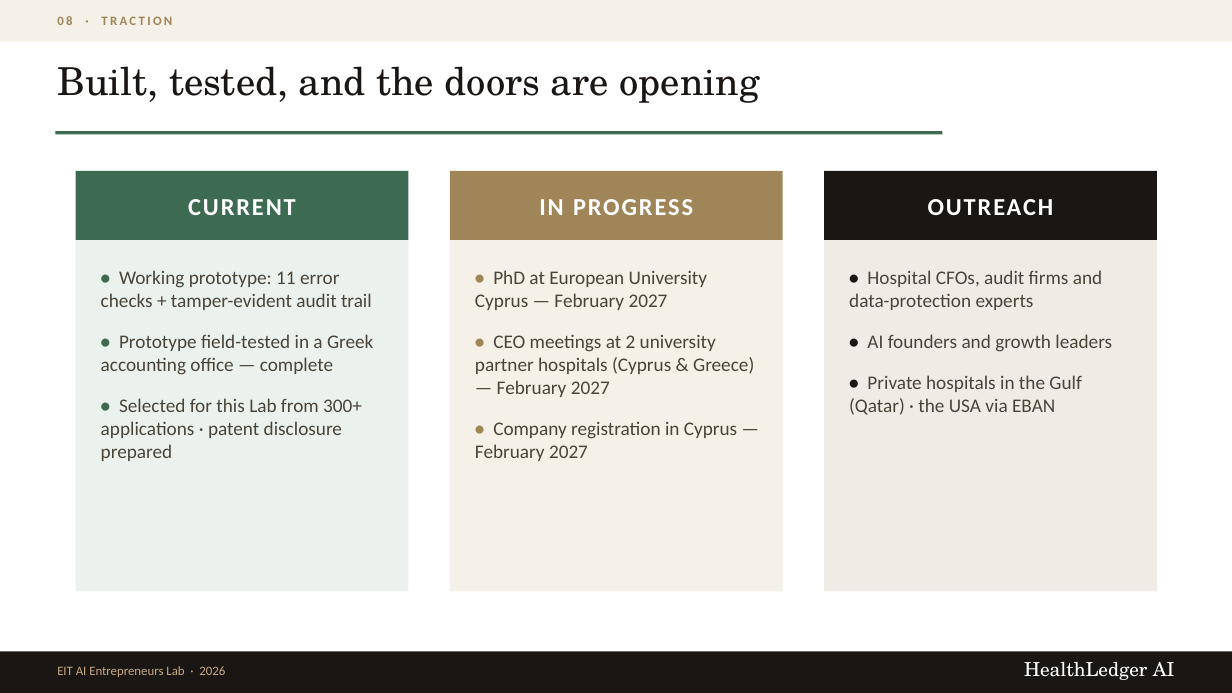
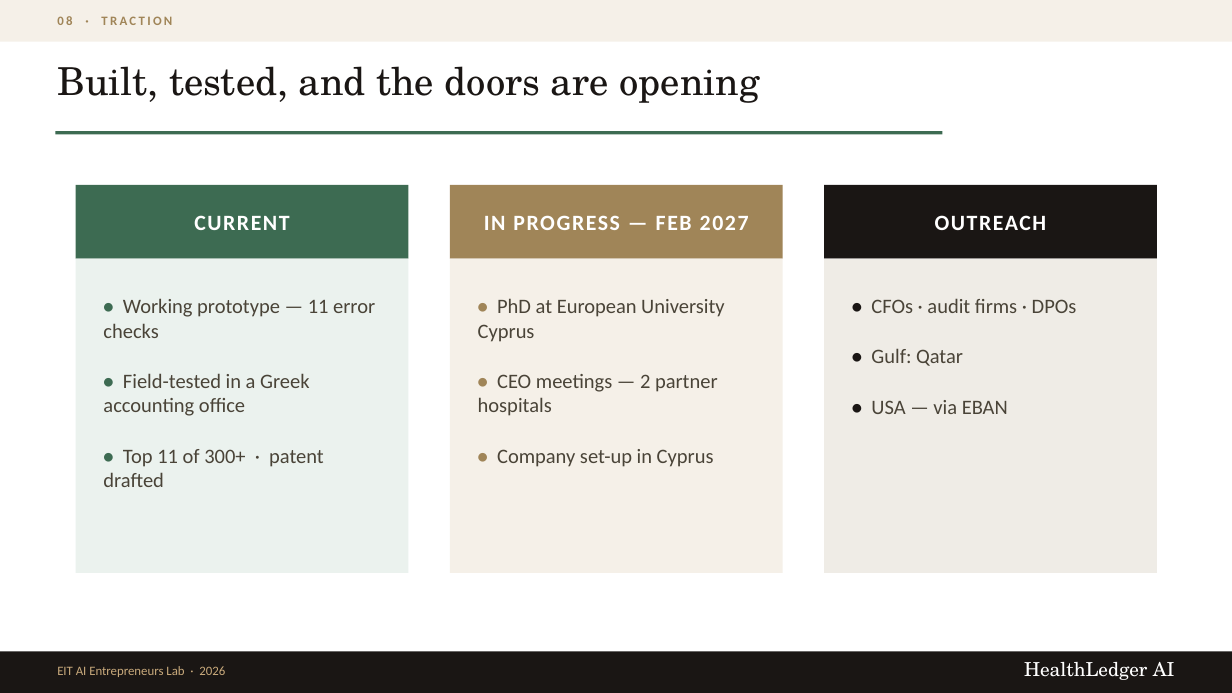
Before and after one commit to mrply97/AI, a slide deck: slide 16 of HealthLedgerAI_EIT_Pitch.pptx (slide 13 before the commit). Drawn at 1232x693 pixels with LibreOffice and Linux fonts; fonts in the diff are those of the drawing. Boxes give left, top, right and bottom in pixels: in the first picture for what was removed or moved away, otherwise in the second. Text is boxed around its words. In the diff, an @@ line names an element or a change of style, - is before the commit and + after.

```diff
--- a/HealthLedgerAI_EIT_Pitch.pptx
+++ b/HealthLedgerAI_EIT_Pitch.pptx
@@ text "CURRENT": place and size @@
-text "CURRENT" at <box>188,199,296,215</box>
+text "CURRENT" at <box>194,215,289,230</box>
@@ text "CURRENT" at <box>194,215,289,230</box>: size 19 to 17 pt, letter spacing 1.5 to 1.2 pt @@
@@ rectangle: place and size @@
-rectangle at <box>76,171,409,240</box>
+rectangle at <box>76,185,409,259</box>
@@ rectangle: place and size @@
-rectangle at <box>450,171,783,240</box>
+rectangle at <box>450,185,783,259</box>
@@ text "OUTREACH" at <box>935,215,1046,230</box>: size 19 to 17 pt, letter spacing 1.5 to 1.2 pt @@
@@ text "OUTREACH": place and size @@
-text "OUTREACH" at <box>928,199,1054,215</box>
+text "OUTREACH" at <box>935,215,1046,230</box>
@@ rectangle: place and size @@
-rectangle at <box>824,171,1157,240</box>
+rectangle at <box>824,185,1157,259</box>
@@ text at <box>484,215,749,230</box>: text changed; size 19 to 17 pt @@
-IN PROGRESS
+IN PROGRESS — FEB 2027
@@ rectangle: place and size @@
-rectangle at <box>76,240,409,592</box>
+rectangle at <box>76,259,409,573</box>
@@ rectangle: place and size @@
-rectangle at <box>450,240,783,592</box>
+rectangle at <box>450,259,783,573</box>
@@ rectangle: place and size @@
-rectangle at <box>824,240,1157,592</box>
+rectangle at <box>824,259,1157,573</box>
@@ text at <box>103,298,375,487</box>: text changed; size 15 to 16 pt @@
-• Working prototype: 11 error checks + tamper-evident audit trail
-• Prototype field-tested in a Greek accounting office — complete
-• Selected for this Lab from 300+ applications · patent disclosure prepared
+• Working prototype — 11 error checks
+• Field-tested in a Greek accounting office
+• Top 11 of 300+ · patent drafted
@@ text at <box>478,298,724,467</box>: text changed; size 15 to 16 pt @@
-• PhD at European University Cyprus — February 2027
-• CEO meetings at 2 university partner hospitals (Cyprus & Greece) — February 2027
-• Company registration in Cyprus — February 2027
+• PhD at European University Cyprus
+• CEO meetings — 2 partner hospitals
+• Company set-up in Cyprus
@@ text at <box>871,298,1077,414</box>: text changed; size 15 to 16 pt @@
-• Hospital CFOs, audit firms and data-protection experts
-• AI founders and growth leaders
-• Private hospitals in the Gulf (Qatar) · the USA via EBAN
+• CFOs · audit firms · DPOs
+• Gulf: Qatar
+• USA — via EBAN
```
Also in this commit, not shown: 2 other slides changed, 5 slides added, 2 slides removed, 2 other files.
